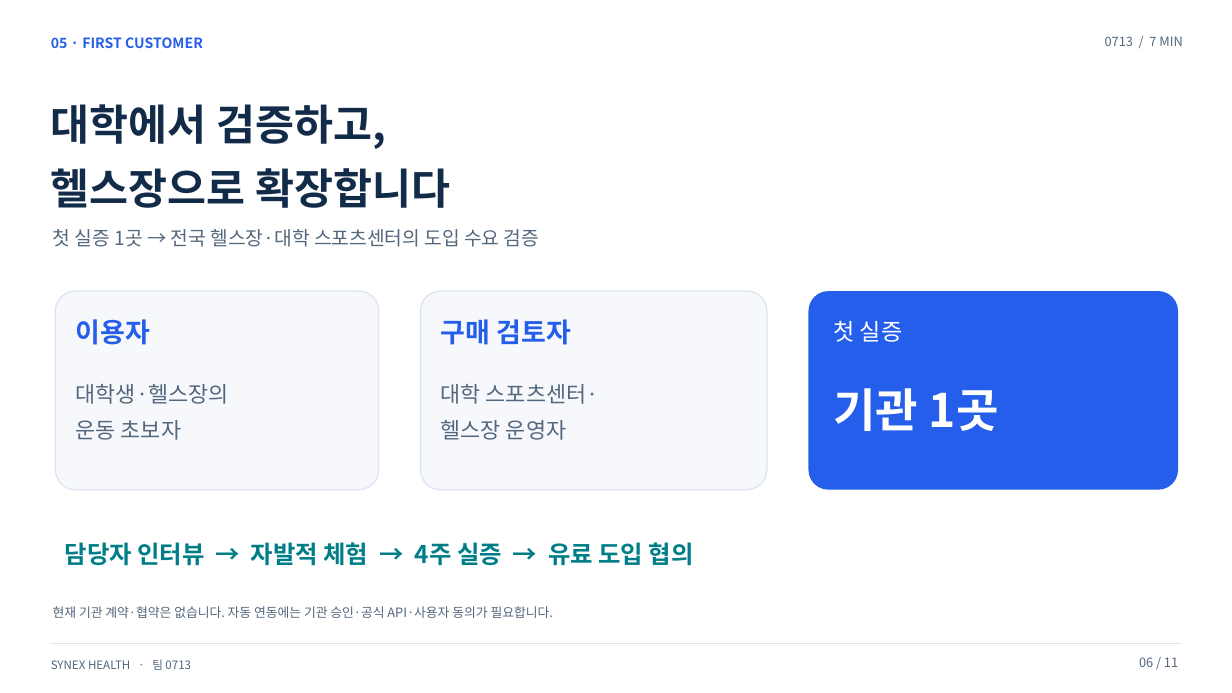
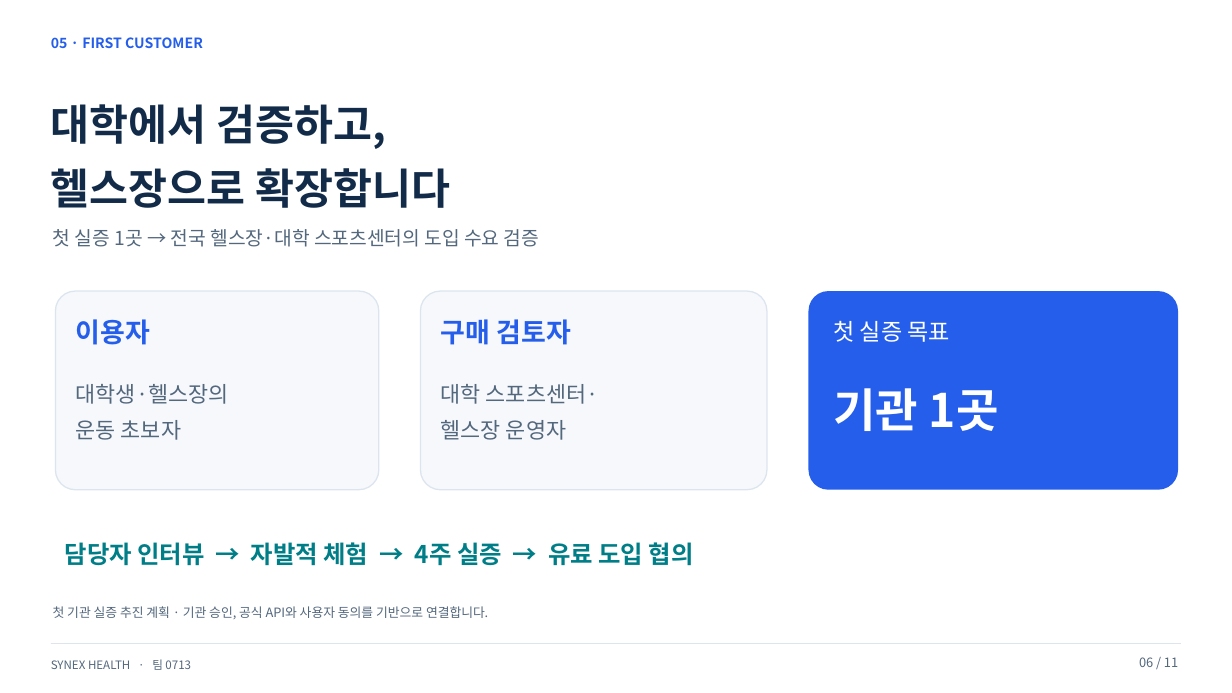
Before and after one commit to hundol047/Synex-Health, a slide deck: slide 6 of docs/pitch-0713/files/Synex_0713_7min.pptx. Drawn at 1232x693 pixels with LibreOffice and Linux fonts; fonts in the diff are those of the drawing. Boxes give left, top, right and bottom in pixels: in the first picture for what was removed or moved away, otherwise in the second. Text is boxed around its words. In the diff, an @@ line names an element or a change of style, - is before the commit and + after.

Commit message:
Polish presentation wording and remove duration badge

```diff
--- a/docs/pitch-0713/files/Synex_0713_7min.pptx
+++ b/docs/pitch-0713/files/Synex_0713_7min.pptx
@@ text removed at box(1105, 36, 1182, 46) @@
-0713 / 7 MIN
@@ text at box(833, 321, 951, 342): text changed @@
-첫 실증
+첫 실증 목표
@@ text at box(53, 606, 488, 619): text changed @@
-현재 기관 계약·협약은 없습니다. 자동 연동에는 기관 승인·공식 API·사용자 동의가 필요합니다.
+첫 기관 실증 추진 계획 · 기관 승인, 공식 API와 사용자 동의를 기반으로 연결합니다.
```
Also in this commit, not shown: 10 other slides changed, 13 other files.
